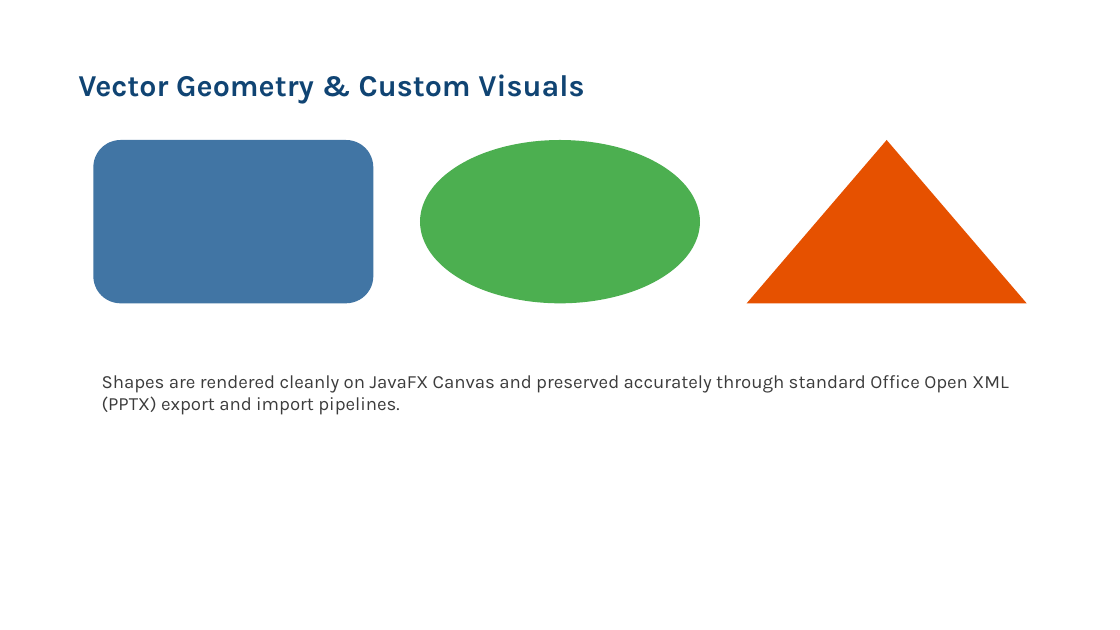
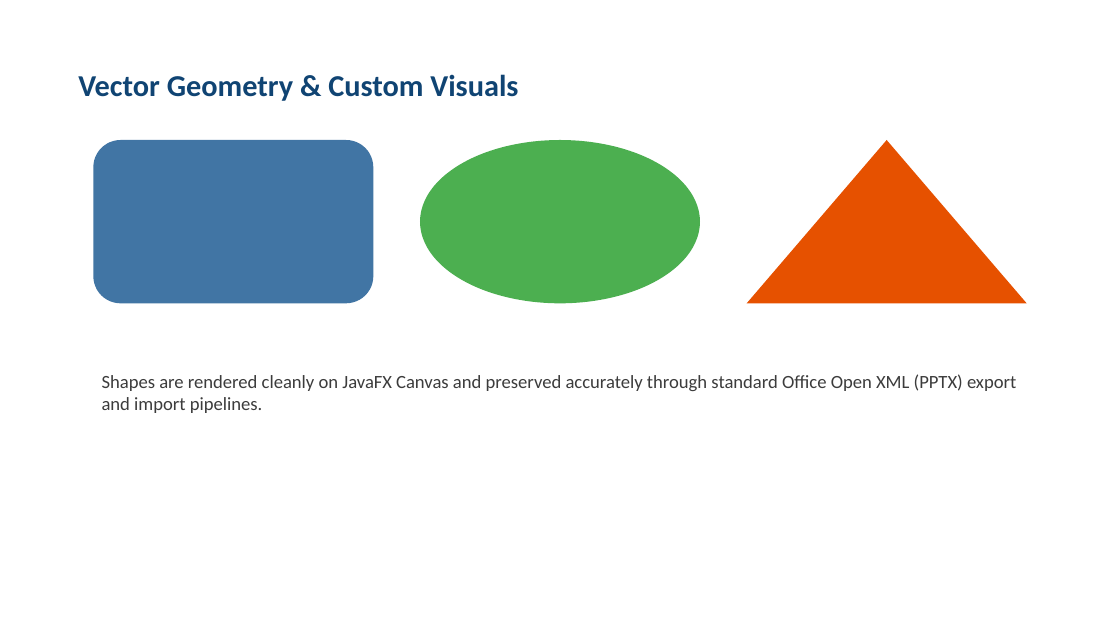
Before and after one commit to subhadip6869/Oqteris, a slide deck: slide 3 of samples/sample_presentation.pptx. Drawn at 1120x630 pixels with LibreOffice and Linux fonts; fonts in the diff are those of the drawing. Boxes give left, top, right and bottom in pixels: in the first picture for what was removed or moved away, otherwise in the second. Text is boxed around its words. In the diff, an @@ line names an element or a change of style, - is before the commit and + after.

```diff
--- a/samples/sample_presentation.pptx
+++ b/samples/sample_presentation.pptx
@@ text "Vector Geometry & Custom Visuals" at [78,74,518,101]: font Karla to Calibri @@
@@ text "Shapes are rendered cleanly on ..." at [102,374,1016,413]: font Karla to Calibri @@
```
Also in this commit, not shown: 2 other slides changed, 30 other files.
